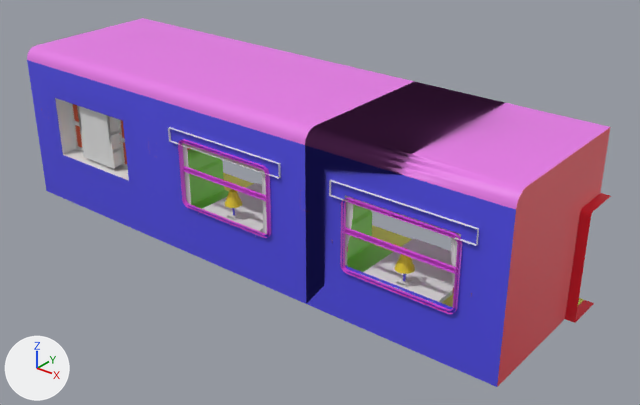
Two versions of the glTF model Models/Wagon_03.glb, one commit apart.
The view is the same before and after, from a 50 mm lens placed at (2.42, -7.14, 4.48), pointed at (-2.68, -0.77, 0.53). Lighting does not change. The marker at lower left points along +X, +Y and +Z. The older version comes first. Where no turn or scale is listed for an object, it has been applied to the vertices. Vertices at exactly the same position are counted once.

In view in the first picture: 'Wagon_03'.
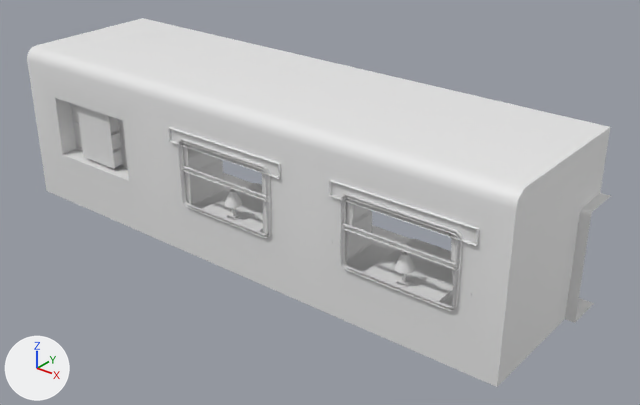
The change in detail:
me_cube_052 is used by ob_wagon_03; location (0.0, 0.0, 0.0).
me_cube_052 had 4457 vertices, 6858 faces and spanned x -6.1..0.0, y -1.72..0.0, z -0.01..1.74.
me_cube_052 no longer uses material mat_wood_bench (orange #e76100).
me_cube_052 no longer uses material mat_table_foot (orange #e76f31).
me_cube_052 no longer uses material mat_lampe_wall_up (yellow #e7df1d).
me_cube_052 no longer uses material mat_lampe_wall_tube (blue #736fe7).
me_cube_052 no longer uses material mat_lampe_wall_foot (cyan #3ce2e7).
me_cube_052 no longer uses material mat_lampe_wall_wood (orange #e76b48).
me_cube_052 no longer uses material mat_handle_window (red #e7644a).
me_cube_052 no longer uses material mat_uv_grid (white #e7e7e7).
me_cube_052 no longer uses material mat_curtain_box (white #e7e7e7).
me_cube_052 no longer uses material mat_curtain_box_in (yellow #e4e721).
me_cube_052 no longer uses material mat_lampe_tube (blue #6c60e7).
me_cube_052 no longer uses material mat_lampe_foot (white #e7e7e7).
me_cube_052 no longer uses material mat_curtains_01 (white #e7e7e7).
me_cube_052 no longer uses material mat_curtains_02 (pink #e78690).
me_cube_052 no longer uses material mat_luggage_rack (white #e7e7e7).
me_cube_052 no longer uses material mat_bottle (green #c5e78f).
me_cube_052 no longer uses material mat_bottle_up (pink #e73f6b).
me_cube_052 no longer uses material mat_bottle_01 (yellow #e7cd8d).
me_cube_052 no longer uses material mat_wardrobe (white #e7e7e7).
me_cube_052 no longer uses material mat_bar (orange #e77641).
me_cube_052 no longer uses material mat_bar_01 (yellow #e7e672).
me_cube_052 now has 4457 vertices, 6854 faces and spans x -6.1..0.0, y -1.72..0.0, z -0.01..1.74.
me_cube_052 part 1: 39 vertices moved from x -1.68..-0.52, y -1.72..-1.69, z 0.52..1.24 to x -1.68..-0.52, y -1.72..-1.69, z 0.56..1.27; 82 vertices removed from x -1.68..-0.52, y -1.72..-1.69, z 0.52..1.25; 82 vertices added at x -1.68..-0.52, y -1.72..-1.69, z 0.55..1.28.
me_cube_052 part 2: 575 faces spanning x -4.1..-0.13, y -1.67..-0.85, z 0.17..0.91 switch from mat_bench (green #87e752) to mat_table_up (white #e7e7e7).
me_cube_052 part 3: 242 faces spanning x -3.68..-0.52, y -1.72..-1.69, z 0.55..1.28 switch from mat_window (pink #e551e7) to mat_table_up (white #e7e7e7).
me_cube_052 part 4: 120 faces spanning x -4.37..-1.01, y -1.68..-0.65, z 0.7..0.99 switch from mat_lampe_up (yellow #e7cb2c) to mat_table_up (white #e7e7e7).
me_cube_052 part 5: 32 faces spanning x -6.1..0.0, y -1.7..0.0, z 0.0..1.74 switch from mat_wagon_enter (red #e72639) to mat_table_up (white #e7e7e7).
me_cube_052 part 6: 30 faces spanning x -6.1..-0.1, y -1.7..0.0, z 1.6..1.74 switch from mat_wagon_roof (pink #e77ae7) to mat_table_up (white #e7e7e7).
me_cube_052 part 7: 24 faces spanning x -6.1..-0.1, y -1.7, z 0.0..1.6 switch from mat_wagon_wall (blue #514de7) to mat_table_up (white #e7e7e7).
me_cube_052 part 8: 5 faces spanning x -6.1..-2.1, y -1.7..0.0, z 0.0 switch from mat_wagon_floor (yellow #e3e760) to mat_table_up (white #e7e7e7).
me_cube_052 part 9: 8 faces spanning x -5.63..-4.57, y -1.51, z 0.63..1.2 switch from mat_wardrobe_inner (orange #e75c30) to mat_table_up (white #e7e7e7).
Other edits to the shape of me_cube_052 do not show in these pictures.

What differs and where, as boxes [x1, y1, x2, y2] in the pictures (640 x 405 px; the box of a moved part takes in the faces that stretch with it):
part 1 of me_cube_052, moved or reshaped
    before: [340, 198, 462, 314]
    after: [340, 194, 463, 311]
part 2 of me_cube_052, recoloured
    both: [187, 149, 393, 272]
part 3 of me_cube_052, recoloured
    both: [178, 139, 462, 306]
part 4 of me_cube_052, recoloured
    both: [225, 189, 415, 274]
part 5 of me_cube_052, recoloured (red to white)
    both: [497, 128, 611, 387]
part 6 of me_cube_052, recoloured (pink to white)
    both: [27, 18, 610, 210]
part 7 of me_cube_052, recoloured (blue to white)
    both: [27, 60, 516, 387]
part 8 of me_cube_052, recoloured
    both: [223, 173, 407, 250]
part 9 of me_cube_052, recoloured
    both: [73, 104, 127, 164]
